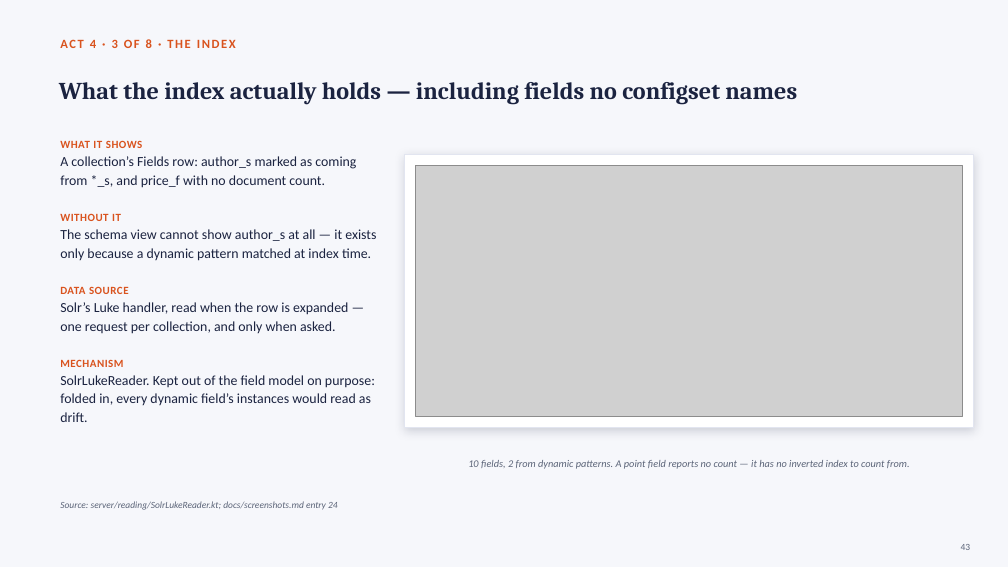
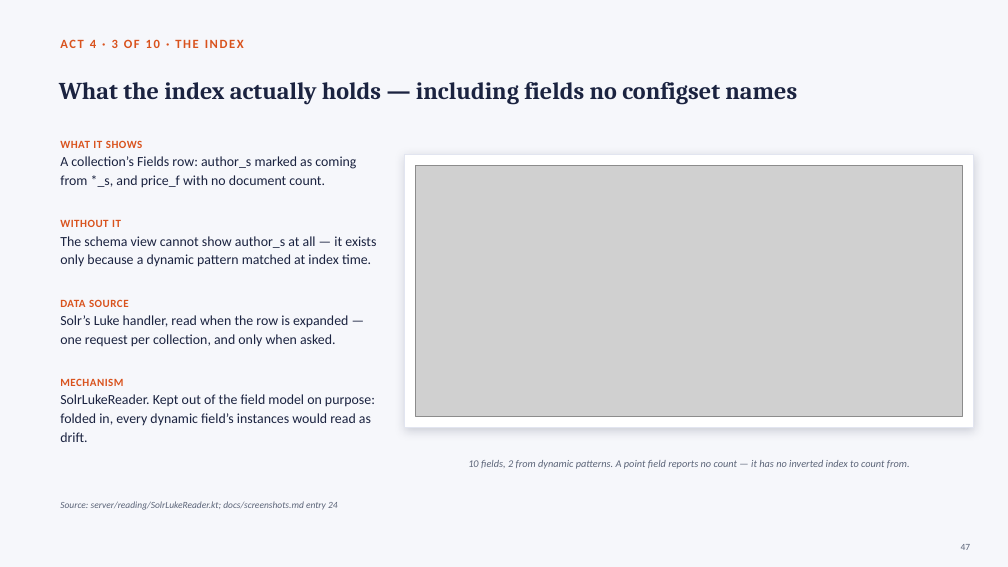
Before and after one commit to adityamparikh/solr-intellij-plugin, a slide deck: slide 47 of docs/presentation/solr-intellij-plugin.pptx (slide 43 before the commit). Drawn at 1008x567 pixels with LibreOffice and Linux fonts; fonts in the diff are those of the drawing; grey boxes stand for pictures. Boxes give left, top, right and bottom in pixels: in the first picture for what was removed or moved away, otherwise in the second. Text is boxed around its words. In the diff, an @@ line names an element or a change of style, - is before the commit and + after.

```diff
--- a/docs/presentation/solr-intellij-plugin.pptx
+++ b/docs/presentation/solr-intellij-plugin.pptx
@@ text at (60,39,244,48): text changed @@
-ACT 4 · 3 OF 8 · THE INDEX
+ACT 4 · 3 OF 10 · THE INDEX
@@ text "WITHOUT IT": place and size @@
-text "WITHOUT IT" at (60,213,376,261)
+text "WITHOUT IT" at (60,219,376,267)
@@ text "DATA SOURCE": place and size @@
-text "DATA SOURCE" at (60,286,348,334)
+text "DATA SOURCE" at (60,299,348,347)
@@ text "MECHANISM": place and size @@
-text "MECHANISM" at (60,359,375,422)
+text "MECHANISM" at (60,378,375,442)
```
Also in this commit, not shown: 52 other slides changed, 7 slides added, 3 other files.
